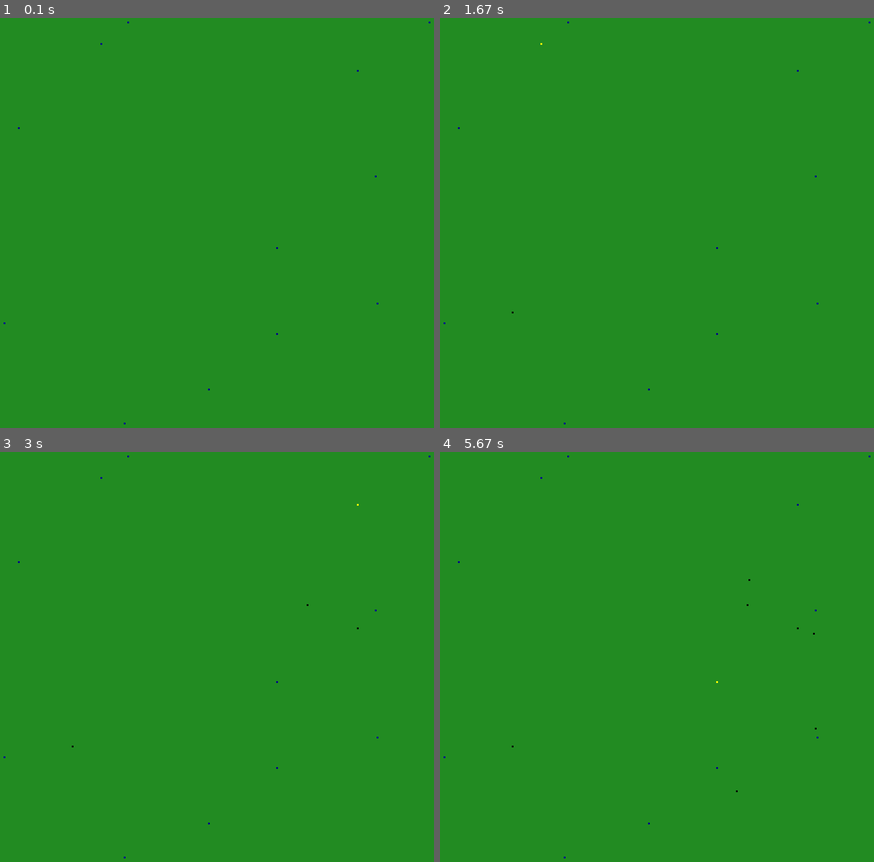
Above: before the commit, frames 1-4 (two rows, left to right).
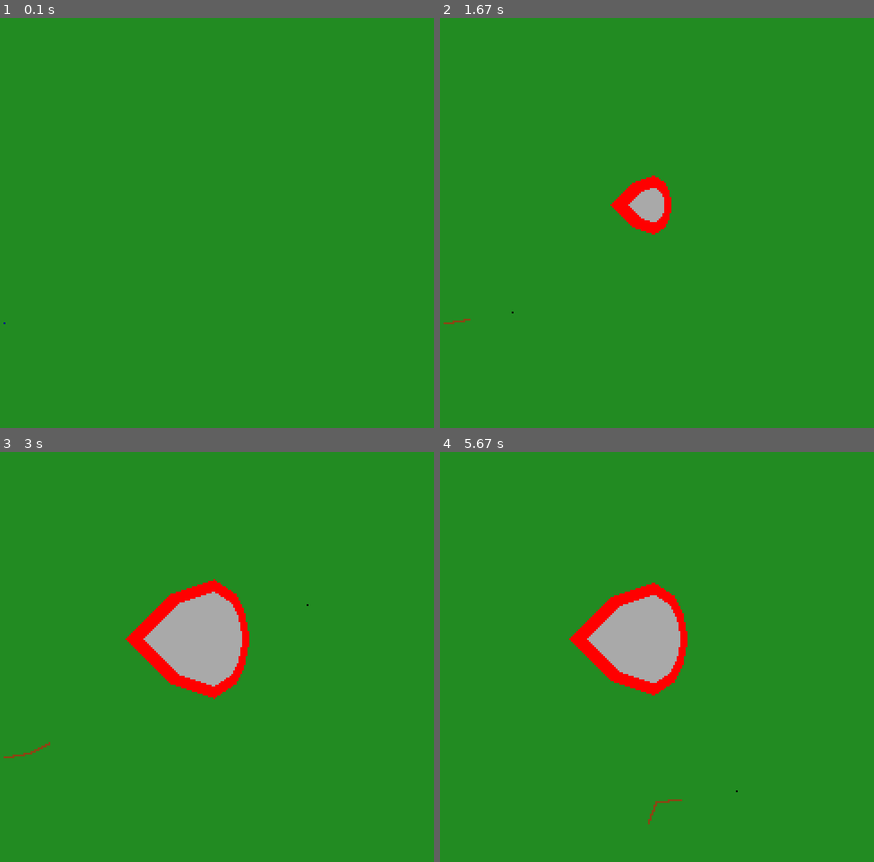
Above: after the commit, the same moments.

Repository: markus-brln/BachelorThesisForestFireControl
Game: pygame game, started from gui/main.py
Two runs of this game, one before a commit and one after it. Both use one fixed random seed, a clock stepped at 60 frames per second and the inputs below.
Inputs (mouse positions are in pixels of both pictures, inside the frame that each line leads up to):
- Up to frame 1 (0.1 s): no input
- Up to frame 2 (1.67 s): tap Space at 0.33, 1.17 s; click (513, 313) at 0.82 s; move the mouse to (665, 50) at 1.13 s
- Up to frame 3 (3 s): move the mouse to (212, 693) at 1.72 s; tap Space at 1.75, 2.48 s; click (308, 603) at 2.15 s; move the mouse to (355, 628) at 2.45 s; click (355, 628) at 2.7 s
- Up to frame 4 (5.67 s): tap Space at 3.03, 3.33, 4.27, 4.7, 5.12, 5.42 s; click (817, 726) at 3.05 s; tap Enter at 3.87 s; move the mouse to (748, 579) at 4.23 s; click (748, 579) at 4.33 s; click (813, 632) at 4.87 s; click (735, 792) at 5.13 s

The runs differ from the first frame. In frame 1, less than 0.1% of the frame differs, in the area x 4-100%, y 0-100%; in frame 2, 1.4%; in frame 3, 5.5%, in the area x 0-100%, y 0-100%; in frame 4, 5.0%.

Commit message:
tried to balance agent speed and fire speed

Diff:
--- a/gui/Model/agent.py
+++ b/gui/Model/agent.py
@@ -31,9 +31,8 @@
 
   def timestep(self, time):
     # M walk towards waypoint (dumb / A-Star) + dig on every step
-    if time % 2 == 0:
-      self.dig()
-    else:
+    self.dig()
+    if time % 3 == 0:
       self.move()
       if self.save_move:
         self.agent_hist.append(self.position)
--- a/gui/Model/model.py
+++ b/gui/Model/model.py
@@ -36,6 +36,7 @@
     self.wind_dir = self.set_wind_dir()
     print(self.wind_dir)
     self.windspeed = self.set_windspeed()
+    # self.windspeed = 5
     print("speed: ", self.windspeed)
 
     ## initial properties of this model
@@ -193,7 +194,6 @@
         agent.dead = True
         print("agent dies")
         self.agents.remove(agent)
-      # if self.time % 3 == 0:
       agent.timestep(self.time)  # walks 1 step towards current waypoint & digs on the way
 
     for node_row in self.nodes:
--- a/gui/Model/node.py
+++ b/gui/Model/node.py
@@ -52,7 +52,7 @@
 
   def set_default_properties(self):
     if self.type == NodeType.GRASS:
-      self.default_props = {"fuel": 20, "temp": 0, "ign_thres": 2}
+      self.default_props = {"fuel": 20, "temp": 0, "ign_thres": 3}
     if self.type == NodeType.WATER:
       self.default_props = {"fuel": 0, "temp": 0, "ign_thres": float("inf")}
 
@@ -85,7 +85,7 @@
           heat_spread /= (1 + (self.windspeed / 5))
         elif direction in self.wind_dir:
           if(self.windspeed > 0):
-            heat_spread *= 1 + np.log(self.windspeed)
+            heat_spread *= 1 + (self.windspeed / 5)
           else:
             heat_spread = 1
         neighbour.heat_up(heat_spread)
--- a/gui/Model/utils.py
+++ b/gui/Model/utils.py
@@ -14,8 +14,8 @@
 
 # GLOBALS (documented when saving)
 size = 255  # environment size
-nr_of_agents = 12
-timeframe = 20  # timeframe in between setting new waypoints
+nr_of_agents = 1
+timeframe = 50  # timeframe in between setting new waypoints
 agentRadius = 30  # agents spawn in this radius around the fire (it's a box, not a circle, for now, see model.get_random_position())
 randseed = time.time()
 
